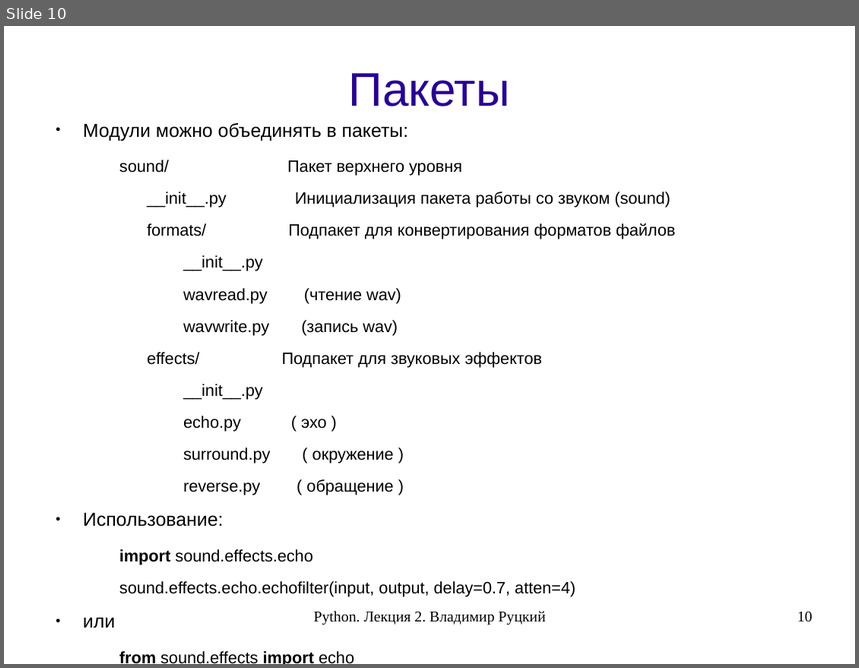
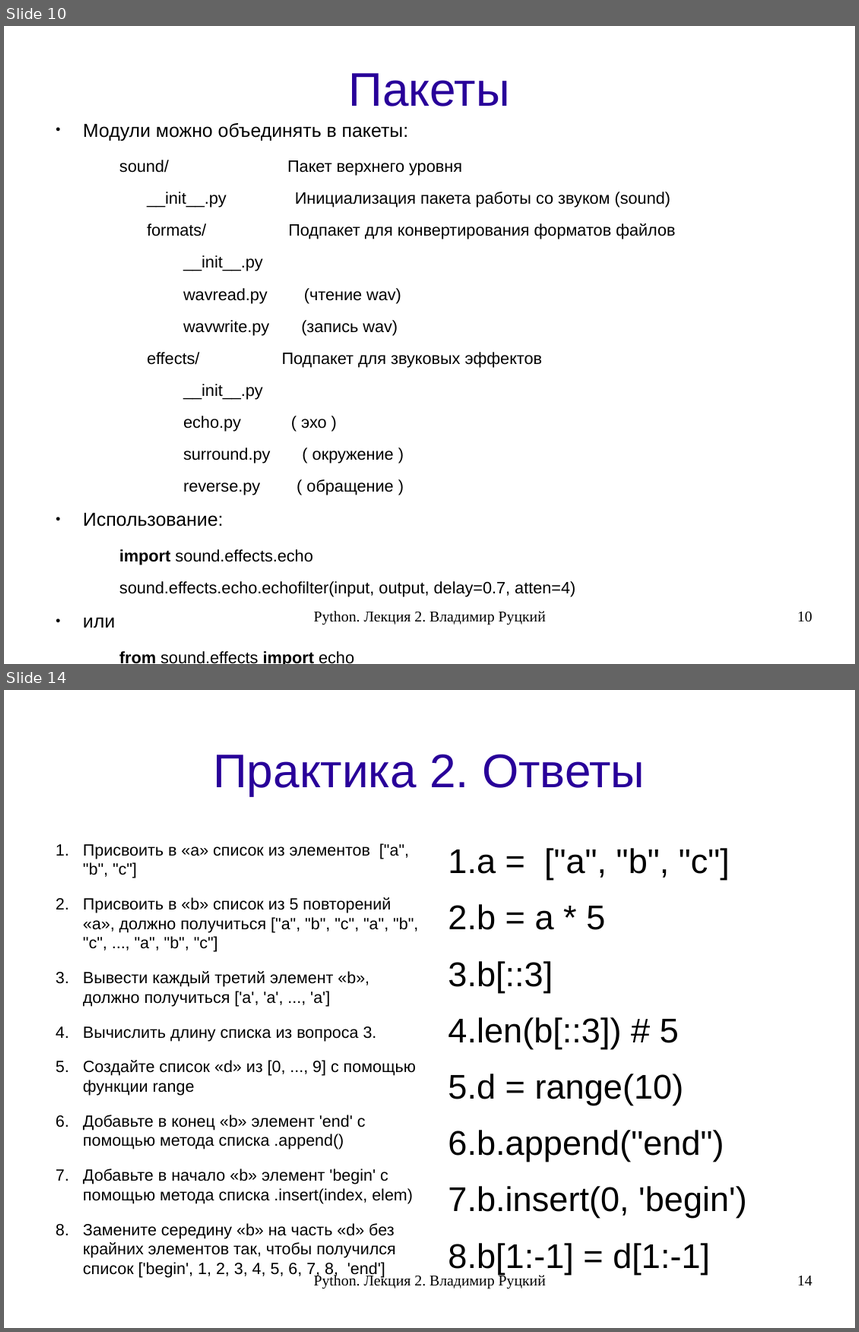
Before and after one commit to rutsky/python-course, a slide deck: 02_classes_modules.odp. Shown one above the other, each under a label of ours: slide 10 before the commit, slides 10 and 14 after it; the slides between them are not shown. The pictures are 859x668 and 859x1332 pixels, drawn with LibreOffice and Linux fonts; fonts in the diff are those of the drawing. Boxes give left, top, right and bottom in pixels: in the first picture for what was removed or moved away, otherwise in the second. Text is boxed around its words. In the diff, an @@ line names an element or a change of style, - is before the commit and + after.

```diff
--- a/02_classes_modules.odp
+++ b/02_classes_modules.odp
@@ slide 14 added at bbox=[4, 690, 855, 1328], background #FFFFFF @@
@@ title added at bbox=[213, 754, 645, 796], 44 pt, text #280099 @@
+Практика 2. Ответы
@@ text added at bbox=[83, 844, 418, 1278], 15.2 pt, text #000000 @@
+1. Присвоить в «a» список из элементов ["a", "b", "c"]
+2. Присвоить в «b» список из 5 повторений «a», должно получиться ["a", "b", "c", "a", "b", "c", ..., "a", "b", "c"]
+3. Вывести каждый третий элемент «b», должно получиться ['a', 'a', ..., 'a']
+4. Вычислить длину списка из вопроса 3.
+5. Создайте список «d» из [0, ..., 9] с помощью функции range
+6. Добавьте в конец «b» элемент 'end' с помощью метода списка .append()
+7. Добавьте в начало «b» элемент 'begin' с помощью метода списка .insert(index, elem)
+8. Замените середину «b» на часть «d» без крайних элементов так, чтобы получился список ['begin', 1, 2, 3, 4, 5, 6, 7, 8, 'end']
@@ text added at bbox=[448, 848, 747, 1274], 32 pt, text #000000 @@
+1. a = ["a", "b", "c"]
+2. b = a * 5
+3. b[::3]
+4. len(b[::3]) # 5
+5. d = range(10)
+6. b.append("end")
+7. b.insert(0, 'begin')
+8. b[1:-1] = d[1:-1]
@@ text added at bbox=[314, 1274, 546, 1290], 14 pt, text #000000 @@
+Python. Лекция 2. Владимир Руцкий
@@ page number added at bbox=[797, 1276, 813, 1286], 14 pt, text #000000 @@
+14
```
Also in this commit, not shown: 1 slide changed, 5 other slides added, 3 other files.
